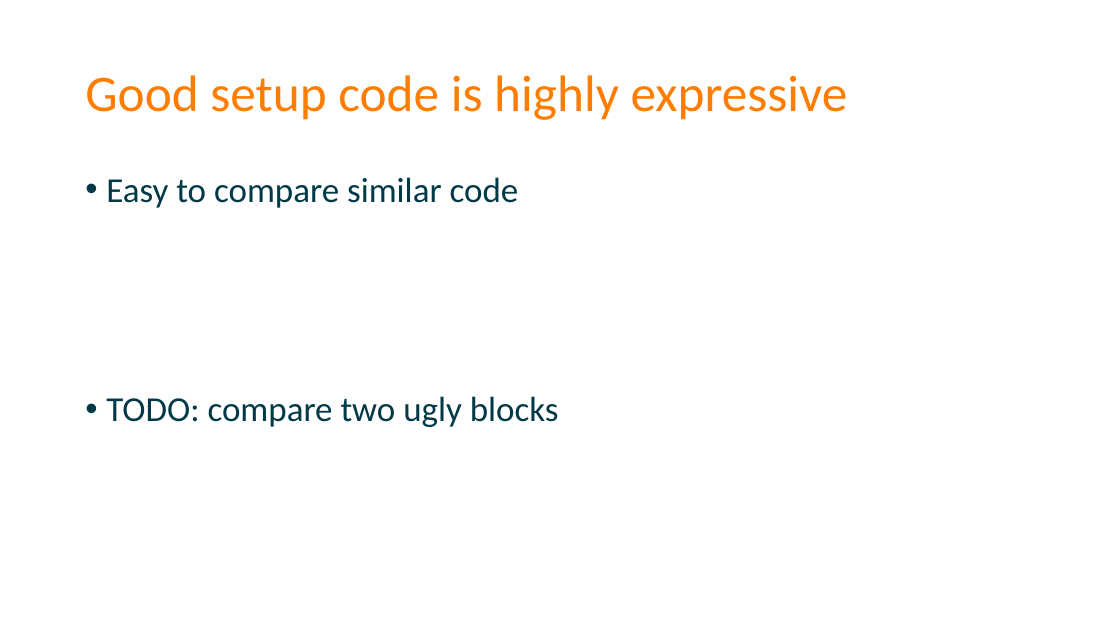
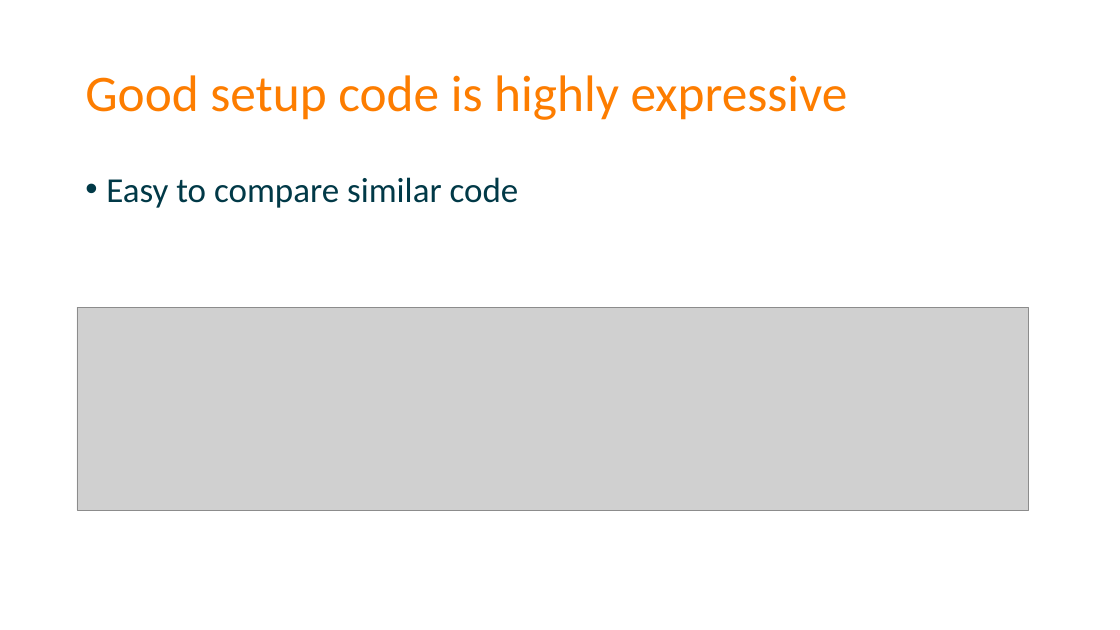
Before and after one commit to spetryjohnson/Talk-Patterns_of_Effective_Test_Setup, a slide deck: slide 32 of POETS - Code Palousa 2015.pptx. Drawn at 1120x630 pixels with LibreOffice and Linux fonts; fonts in the diff are those of the drawing; grey boxes stand for pictures. Boxes give left, top, right and bottom in pixels: in the first picture for what was removed or moved away, otherwise in the second. Text is boxed around its words. In the diff, an @@ line names an element or a change of style, - is before the commit and + after.

Commit message:
Added final screenshots
Added final screenshots; think we're ready!

```diff
--- a/POETS - Code Palousa 2015.pptx
+++ b/POETS - Code Palousa 2015.pptx
@@ picture added at [77,308,1028,511] @@
@@ text at [106,396,559,427]: paragraph removed @@
-• TODO: compare two ugly blocks
```
Also in this commit, not shown: 6 other slides changed.
